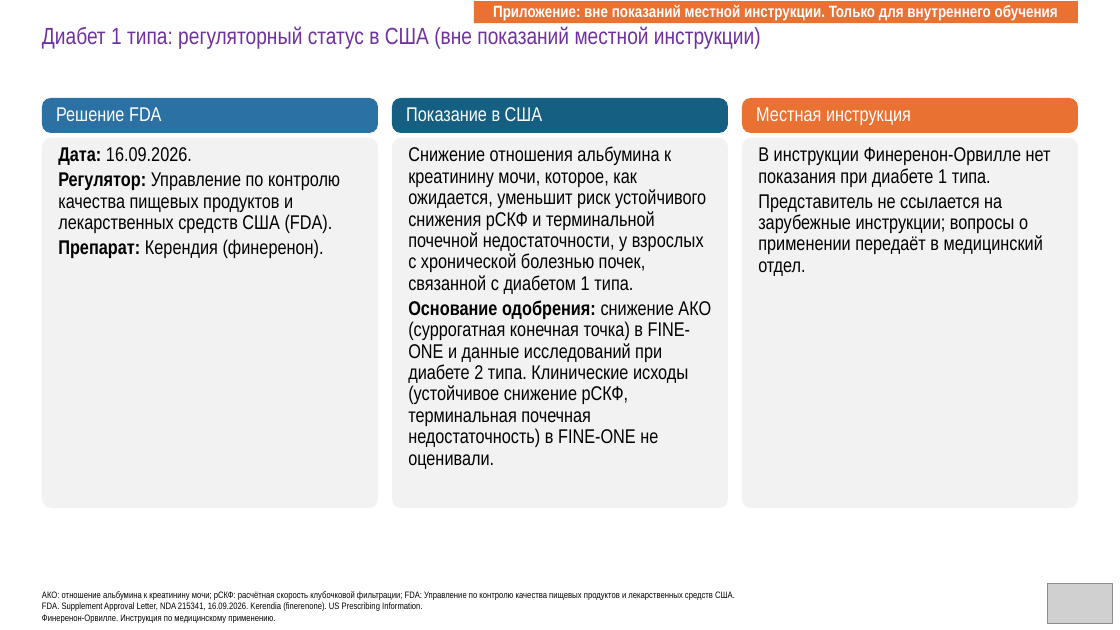
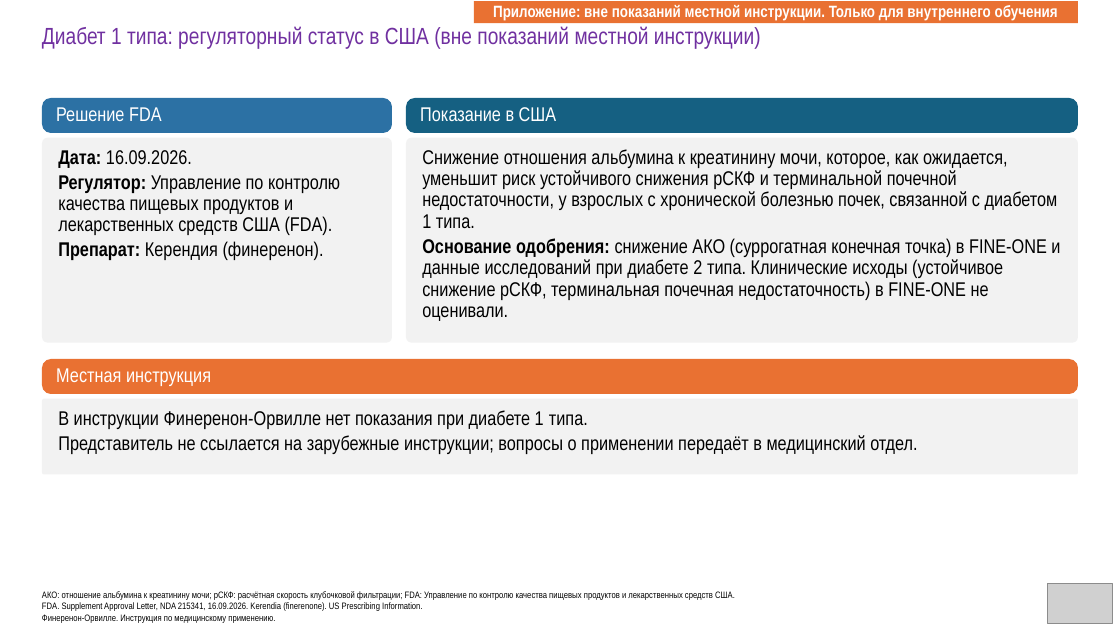
Before and after one commit to drabdulbosit1-eng/my-test-cloud, a slide deck: slide 47 of finerenone/Finerenone_Levin_reviewed.pptx. Drawn at 1120x630 pixels with LibreOffice and Linux fonts; fonts in the diff are those of the drawing; grey boxes stand for pictures. Boxes give left, top, right and bottom in pixels: in the first picture for what was removed or moved away, otherwise in the second. Text is boxed around its words. In the diff, an @@ line names an element or a change of style, - is before the commit and + after.

```diff
--- a/finerenone/Finerenone_Levin_reviewed.pptx
+++ b/finerenone/Finerenone_Levin_reviewed.pptx
@@ rounded rectangle "Решение FDA" resized from (x1=42, y1=98, x2=378, y2=134) to (x1=42, y1=98, x2=392, y2=134) @@
@@ rounded rectangle "Показание в США" resized from (x1=392, y1=98, x2=728, y2=134) to (x1=406, y1=98, x2=1078, y2=134) @@
@@ rounded rectangle resized from (x1=42, y1=138, x2=378, y2=508) to (x1=42, y1=138, x2=392, y2=343) @@
@@ rounded rectangle resized from (x1=392, y1=138, x2=728, y2=508) to (x1=406, y1=138, x2=1078, y2=343) @@
@@ text "Снижение отношения альбумина к креатинину ..." rewrapped from (x1=408, y1=146, x2=711, y2=469) to (x1=422, y1=149, x2=1060, y2=321) @@
@@ rounded rectangle "Местная инструкция" resized from (x1=742, y1=98, x2=1078, y2=134) to (x1=42, y1=359, x2=1078, y2=394) @@
@@ rounded rectangle resized from (x1=742, y1=138, x2=1078, y2=508) to (x1=42, y1=399, x2=1078, y2=475) @@
@@ text "В инструкции Финеренон-Орвилле нет показания ..." rewrapped from (x1=758, y1=147, x2=1051, y2=276) to (x1=58, y1=410, x2=917, y2=454) @@
```
Also in this commit, not shown: 8 other slides changed, 1 other file.
